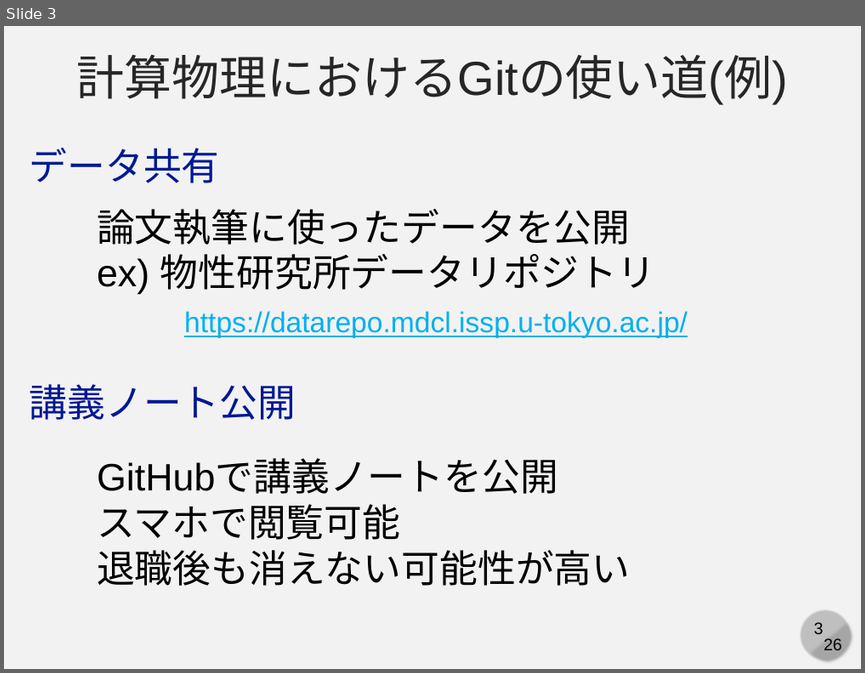
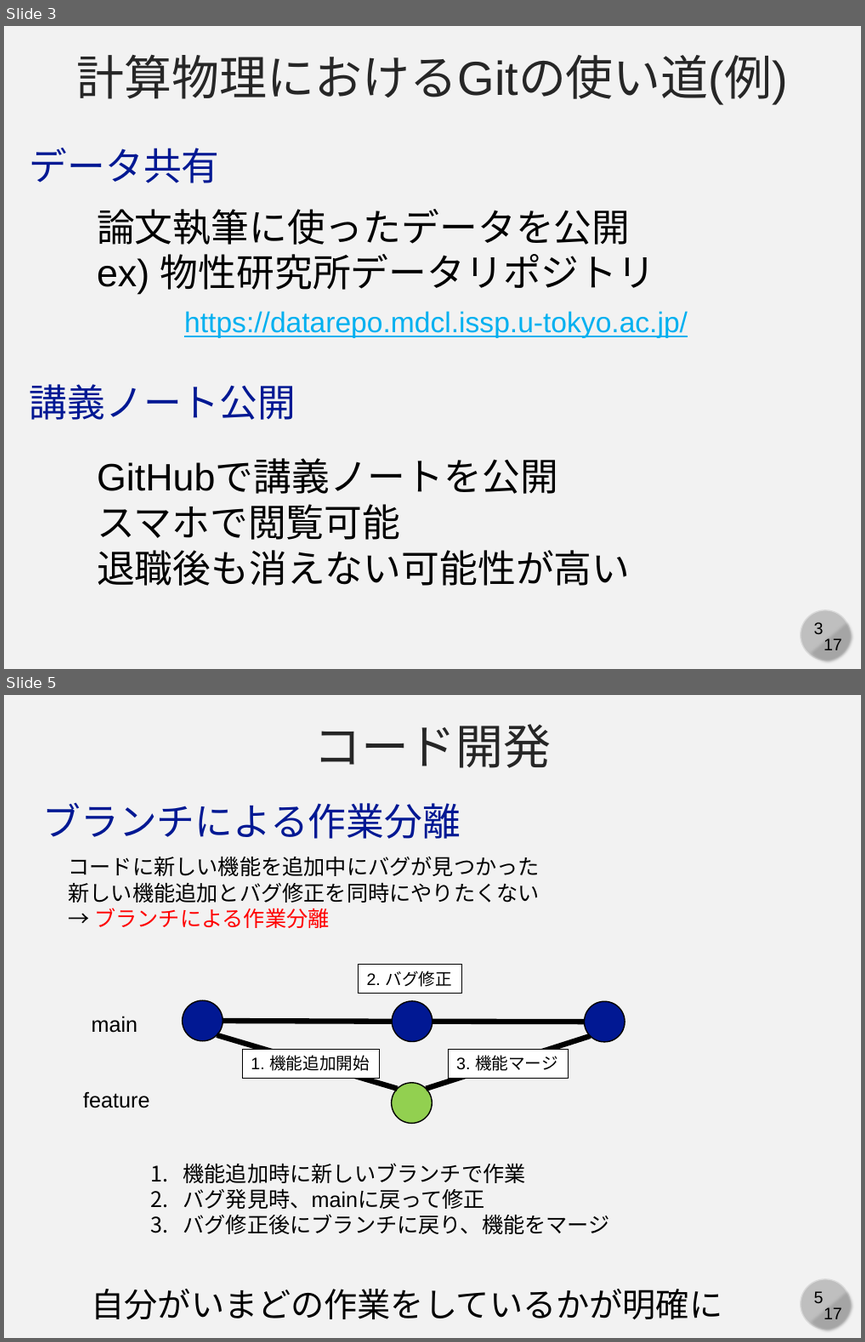
Before and after one commit to cpss2026-git/cpss2026-git.github.io, a slide deck: 01-lecture-git-basic/slides/01-c-compphys.pptx. Shown one above the other, each under a label of ours: slide 3 before the commit, slides 3 and 5 after it; the slides between them are not shown. The pictures are 865x673 and 865x1342 pixels, drawn with LibreOffice and Linux fonts; fonts in the diff are those of the drawing. Boxes give left, top, right and bottom in pixels: in the first picture for what was removed or moved away, otherwise in the second. Text is boxed around its words. In the diff, an @@ line names an element or a change of style, - is before the commit and + after.

```diff
--- a/01-lecture-git-basic/slides/01-c-compphys.pptx
+++ b/01-lecture-git-basic/slides/01-c-compphys.pptx
@@ slide 5 added at [4,695,861,1338], background #F2F2F2; not listed: 4 template elements that a slide beside it also shows @@
@@ text added at [313,724,551,768], 40 pt, text #262626 @@
+コード開発
@@ text added at [43,802,461,839], 32 pt, text #011893 @@
+ブランチによる作業分離
@@ text added at [68,856,539,928], 18 pt, text #000000 @@
+コードに新しい機能を追加中にバグが見つかった
+新しい機能追加とバグ修正を同時にやりたくない
+→ ブランチによる作業分離
@@ rectangle added at [358,964,460,993], fill #FFFFFF, outline #000000 0.75 pt, 14 pt, text #000000 @@
+2. バグ修正
@@ ellipse added at [182,1000,222,1040], fill #011893, outline #000000 1 pt @@
@@ text added at [92,1015,138,1032], 18 pt, text #000000 @@
+main
@@ line added from (222, 1021) to (392, 1021), #000000 4.5 pt @@
@@ ellipse added at [392,1001,432,1041], fill #011893, outline #000000 1 pt @@
@@ line added from (432, 1021) to (584, 1021), #000000 4.5 pt @@
@@ ellipse added at [584,1001,624,1041], fill #011893, outline #000000 1 pt @@
@@ line added from (216, 1035) to (398, 1089), #000000 4.5 pt @@
@@ rectangle added at [242,1049,380,1078], fill #FFFFFF, outline #000000 0.75 pt, 14 pt, text #000000 @@
+1. 機能追加開始
@@ line added from (426, 1089) to (590, 1036), #000000 4.5 pt @@
@@ rectangle added at [448,1049,568,1078], fill #FFFFFF, outline #000000 0.75 pt, 14 pt, text #000000 @@
+3. 機能マージ
@@ text added at [83,1091,149,1108], 18 pt, text #000000 @@
+feature
@@ ellipse added at [392,1083,432,1123], fill #92D050, outline #000000 1 pt @@
@@ text added at [182,1163,609,1234], 18 pt, text #000000 @@
+1. 機能追加時に新しいブランチで作業
+2. バグ発見時、mainに戻って修正
+3. バグ修正後にブランチに戻り、機能をマージ
@@ text added at [92,1288,723,1320], 28 pt, text #000000 @@
+自分がいまどの作業をしているかが明確に
@@ slide 3 changed as well @@
@@ text at [823,638,842,650]: text changed @@
-26
+17
```
Also in this commit, not shown: 4 other slides changed, 11 other slides added.
